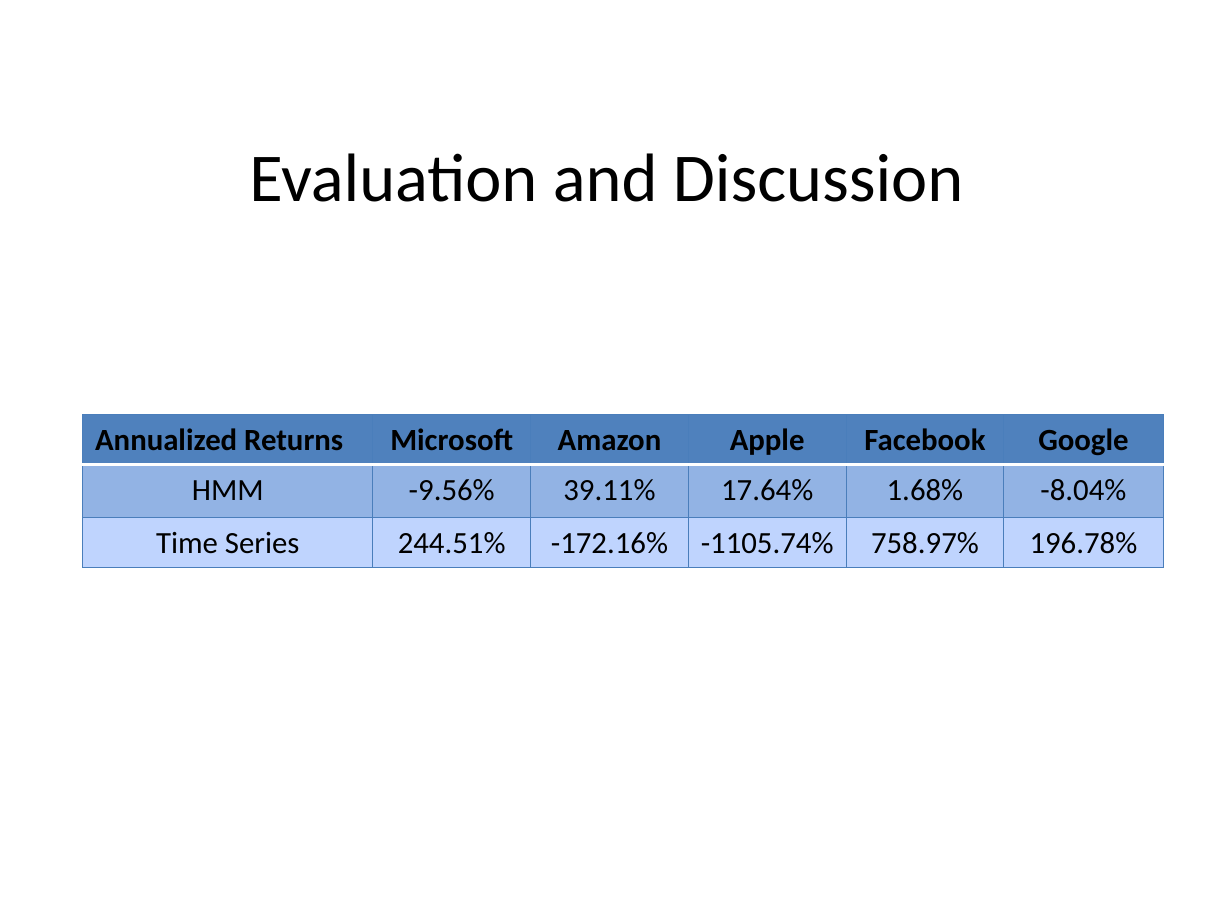
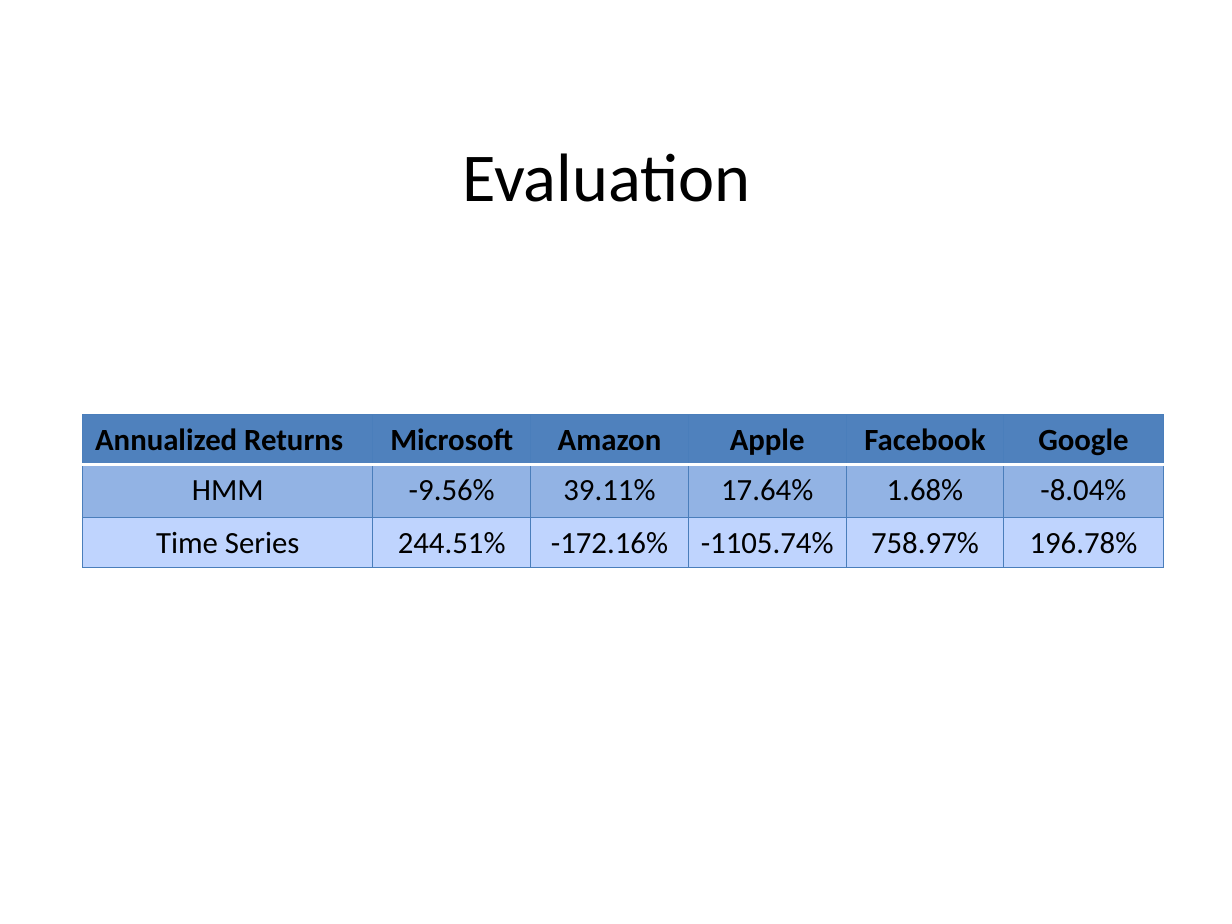
Before and after one commit to yulinlei/Stock-Market-Prediction, a slide deck: slide 1 of presentation_YulinLei.pptx. Drawn at 1232x924 pixels with LibreOffice and Linux fonts; fonts in the diff are those of the drawing. Boxes give left, top, right and bottom in pixels: in the first picture for what was removed or moved away, otherwise in the second. Text is boxed around its words. In the diff, an @@ line names an element or a change of style, - is before the commit and + after.

```diff
--- a/presentation_YulinLei.pptx
+++ b/presentation_YulinLei.pptx
@@ title at <box>462,153,750,202</box>: text changed @@
-Evaluation and Discussion
+Evaluation
```
Also in this commit, not shown: 1 slide added, 1 other file.
